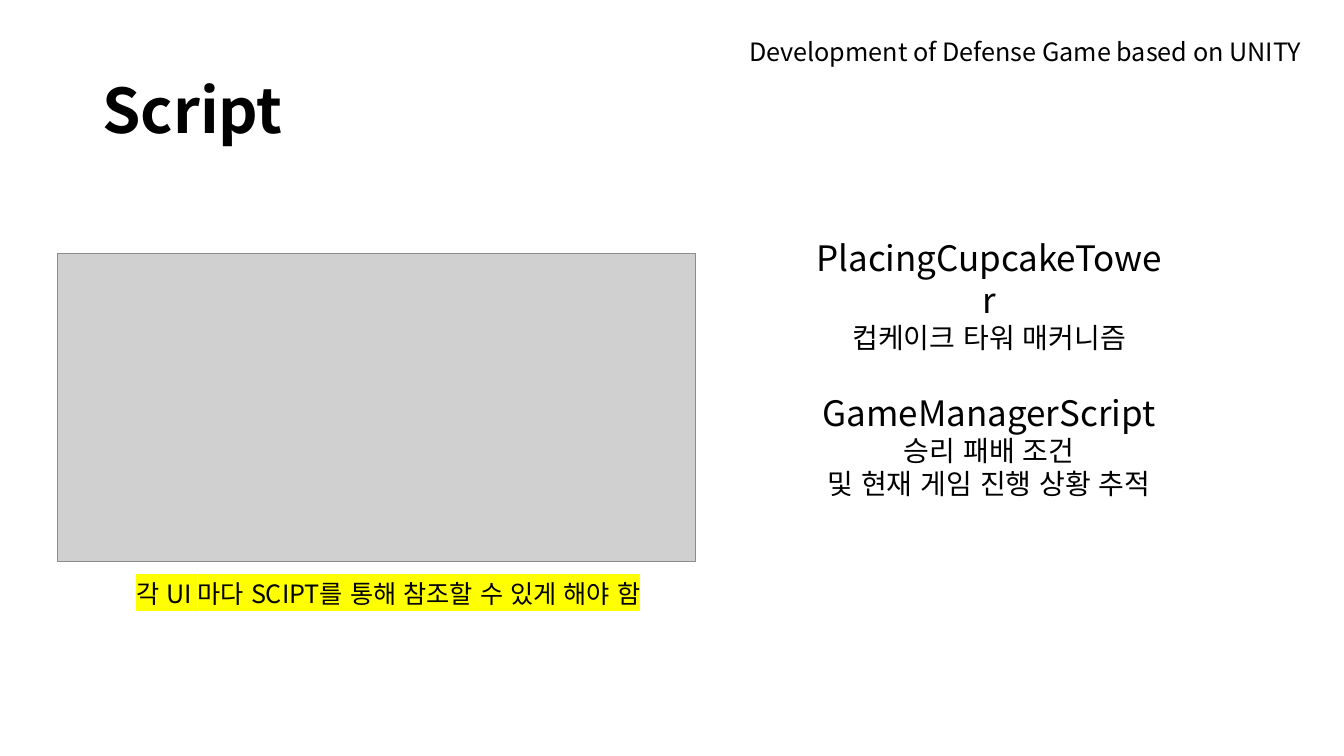
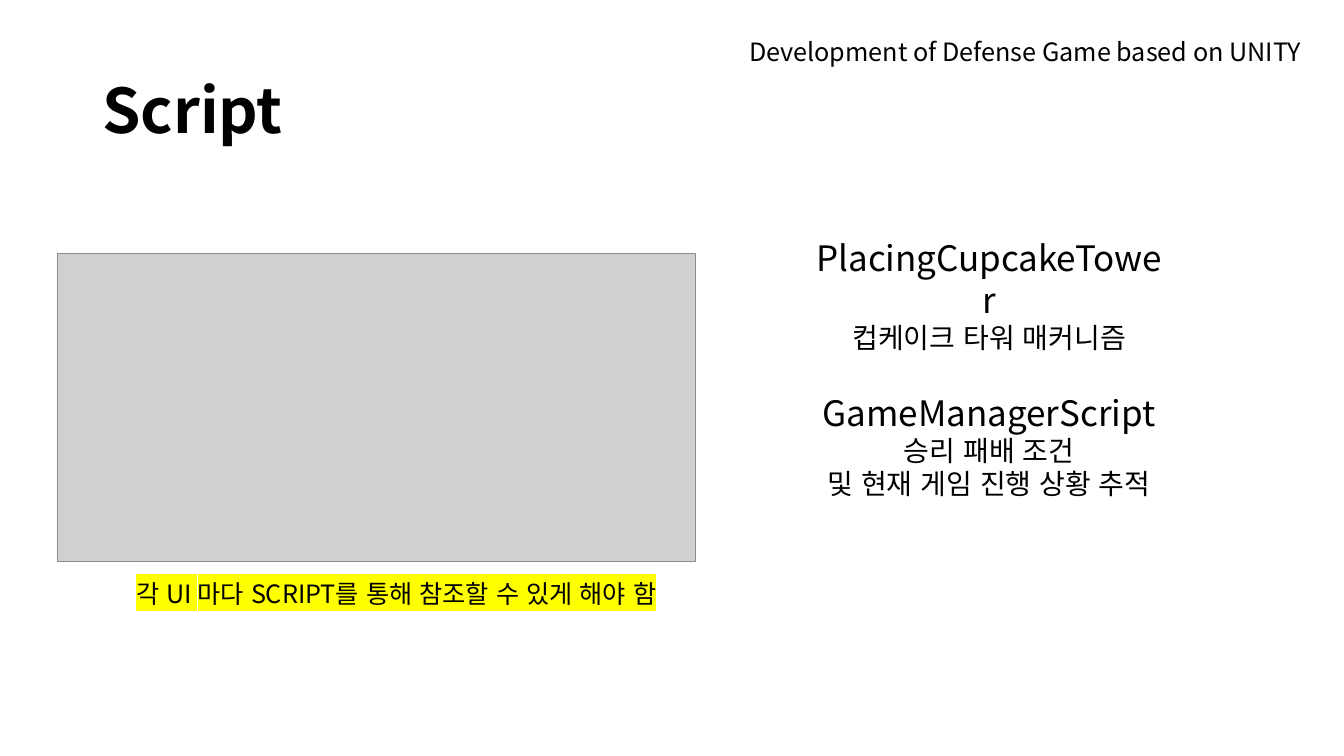
Before and after one commit to CSID-DGU/2019-1-OSSP1-UnityDefenseGame-8, a slide deck: slide 14 of Reports/Report_7_Presentation.pptx. Drawn at 1344x756 pixels with LibreOffice and Linux fonts; fonts in the diff are those of the drawing; grey boxes stand for pictures; background and template pictures are left out. Boxes give left, top, right and bottom in pixels: in the first picture for what was removed or moved away, otherwise in the second. Text is boxed around its words. In the diff, an @@ line names an element or a change of style, - is before the commit and + after.

Commit message:
컵케이크 타워 관련

```diff
--- a/Reports/Report_7_Presentation.pptx
+++ b/Reports/Report_7_Presentation.pptx
@@ text at (x1=136, y1=582, x2=656, y2=605): text changed @@
-각 UI 마다 SCIPT를 통해 참조할 수 있게 해야 함
+각 UI 마다 SCRIPT를 통해 참조할 수 있게 해야 함
```
